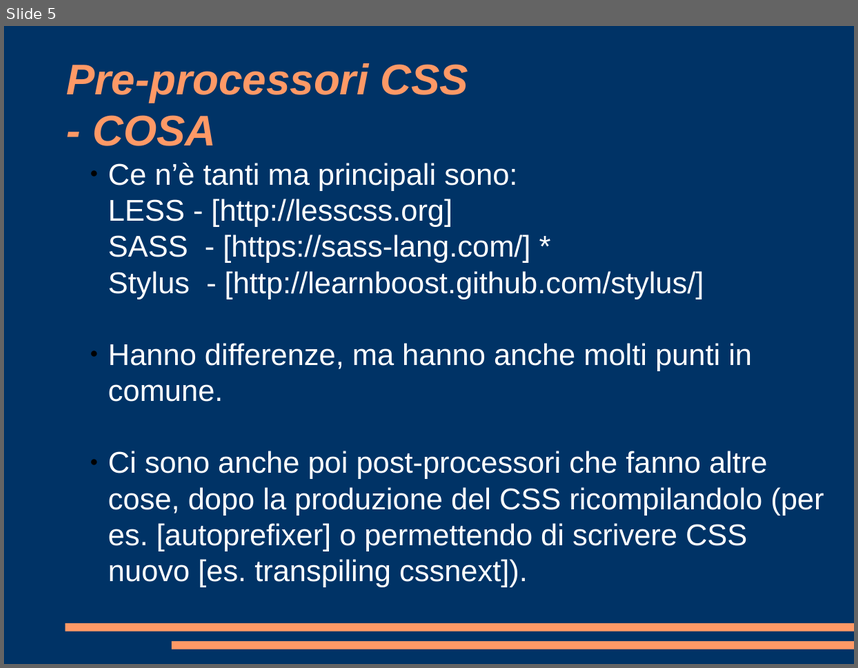
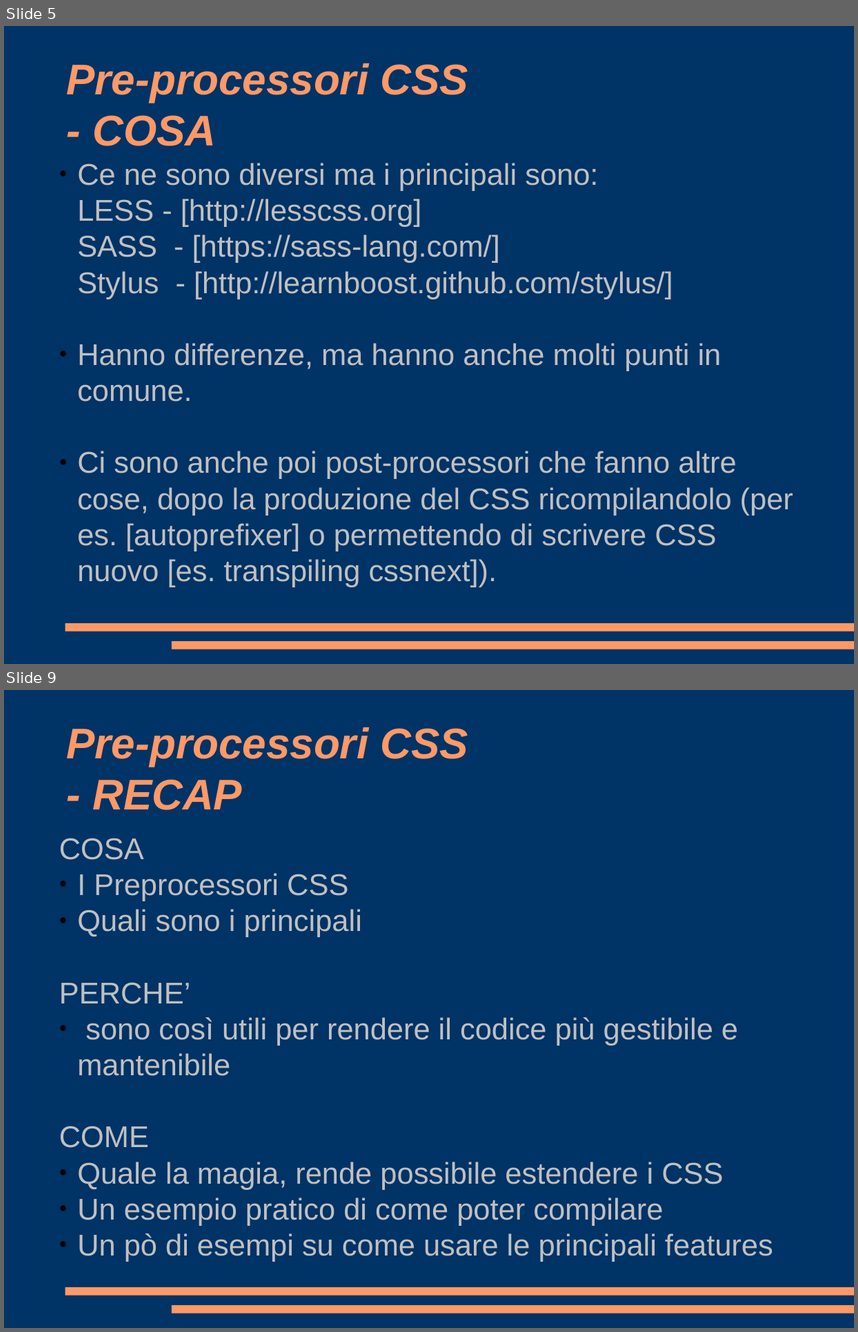
Before and after one commit to pimoGit/boolean-careers-test, a slide deck: video-lezione/presentazione.odp. Shown one above the other, each under a label of ours: slide 5 before the commit, slides 5 and 9 after it; the slides between them are not shown. The pictures are 858x668 and 858x1332 pixels, drawn with LibreOffice and Linux fonts; fonts in the diff are those of the drawing. Boxes give left, top, right and bottom in pixels: in the first picture for what was removed or moved away, otherwise in the second. Text is boxed around its words. In the diff, an @@ line names an element or a change of style, - is before the commit and + after.

```diff
--- a/video-lezione/presentazione.odp
+++ b/video-lezione/presentazione.odp
@@ slide 9 added at [4, 690, 854, 1328], background #003366; not listed: 2 template elements that a slide beside it also shows @@
@@ title added at [67, 727, 468, 810], 40 pt, text #FF9966, bold, italic @@
+Pre-processori CSS
+- RECAP
@@ subtitle added at [59, 838, 773, 1261], 28 pt, text #C0C0C0 @@
+COSA
+● I Preprocessori CSS
+● Quali sono i principali
+PERCHE’
+● sono così utili per rendere il codice più gestibile e mantenibile
+COME
+● Quale la magia, rende possibile estendere i CSS
+● Un esempio pratico di come poter compilare
+● Un pò di esempi su come usare le principali features
@@ slide 5 changed as well @@
@@ subtitle "Ce ne sono diversi ma ...": place and size @@
-subtitle "Ce ne sono diversi ma ..." at [108, 163, 824, 587]
+subtitle "Ce ne sono diversi ma ..." at [77, 163, 793, 587]
@@ subtitle at [77, 163, 673, 299]: text changed; text colour #FFFFFF to #C0C0C0 @@
-● Ce n’è tanti ma principali sono:
-  LESS - [http://lesscss.org]
-  SASS - [https://sass-lang.com/] *
-  Stylus - [http://learnboost.github.com/stylus/]
+● Ce ne sono diversi ma i principali sono:
+  LESS - [http://lesscss.org]
+  SASS - [https://sass-lang.com/]
+  Stylus - [http://learnboost.github.com/stylus/]
@@ subtitle at [77, 343, 793, 587]: text colour #FFFFFF to #C0C0C0 in "Hanno differenze, ma hanno anche molti punti ...", "Ci sono anche poi post-processori che fanno ..." @@
```
Also in this commit, not shown: 4 other slides changed, 4 other slides added, 1 other file.
